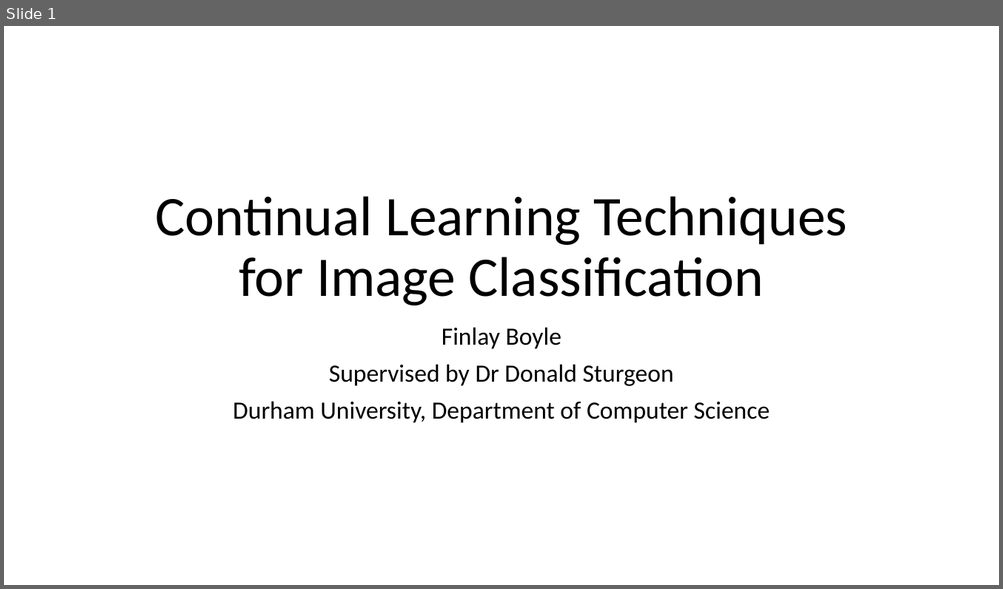
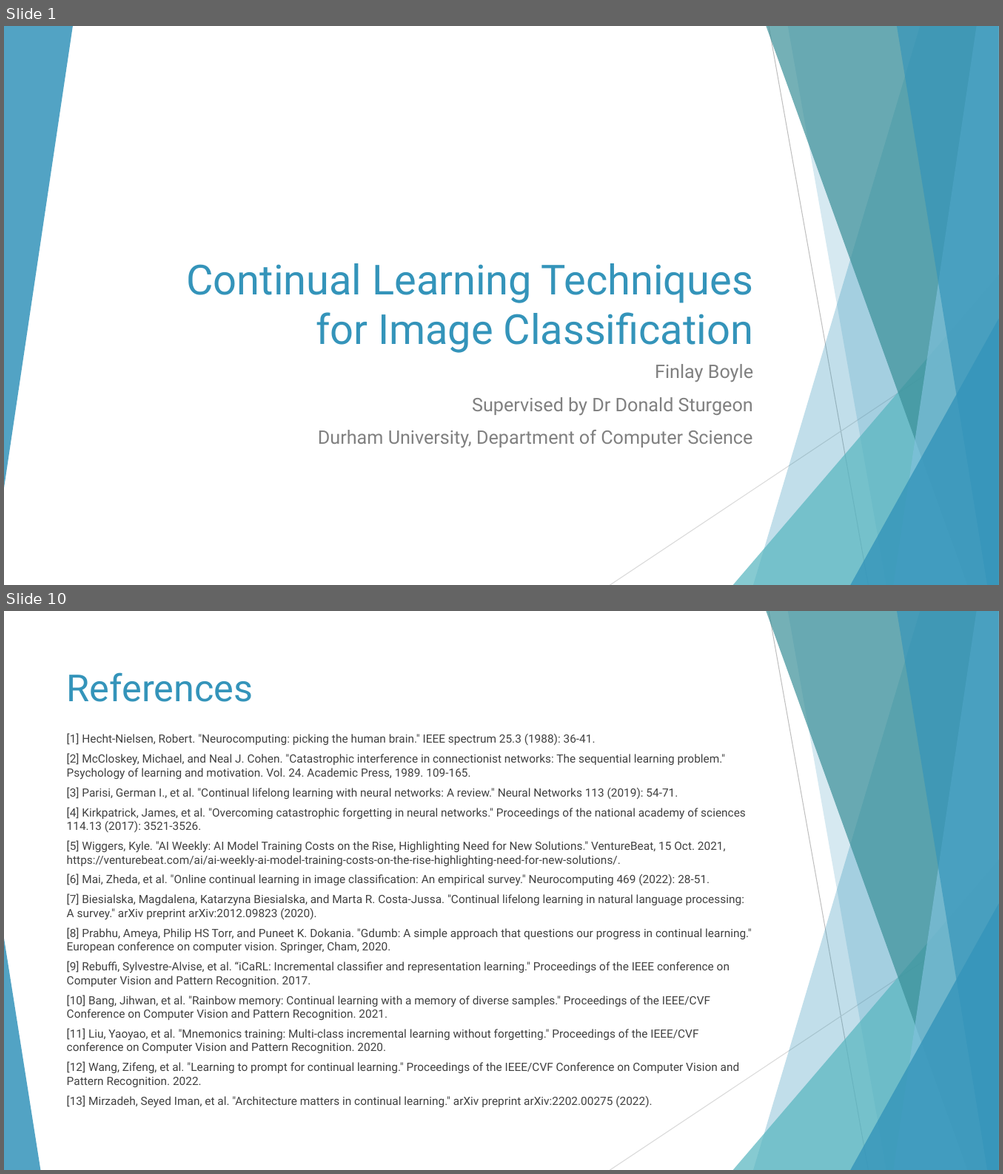
Before and after one commit to fboyle2001/advanced-project, a slide deck: Documents/Project Video/Project Video Presentation.pptx. Shown one above the other, each under a label of ours: slide 1 before the commit, slides 1 and 10 after it; the slides between them are not shown. The pictures are 1003x589 and 1003x1174 pixels, drawn with LibreOffice and Linux fonts; fonts in the diff are those of the drawing. Boxes give left, top, right and bottom in pixels: in the first picture for what was removed or moved away, otherwise in the second. Text is boxed around its words. In the diff, an @@ line names an element or a change of style, - is before the commit and + after.

```diff
--- a/Documents/Project Video/Project Video Presentation.pptx
+++ b/Documents/Project Video/Project Video Presentation.pptx
@@ slide 10 added at [4, 611, 999, 1170], background #FFFFFF; not listed: 9 template elements that a slide beside it also shows @@
@@ title added at [67, 672, 253, 702], 36 pt, text #3494BA @@
+References
@@ text added at [67, 733, 751, 1108], 11 pt, text #404040 @@
+[1] Hecht-Nielsen, Robert. "Neurocomputing: picking the human brain." IEEE spectrum 25.3 (1988): 36-41.
+[2] McCloskey, Michael, and Neal J. Cohen. "Catastrophic interference in connectionist networks: The sequential learning problem." Psychology of learning and motivation. Vol. 24. Academic Press, 1989. 109-165.
+[3] Parisi, German I., et al. "Continual lifelong learning with neural networks: A review." Neural Networks 113 (2019): 54-71.
+[4] Kirkpatrick, James, et al. "Overcoming catastrophic forgetting in neural networks." Proceedings of the national academy of sciences 114.13 (2017): 3521-3526.
+[5] Wiggers, Kyle. "AI Weekly: AI Model Training Costs on the Rise, Highlighting Need for New Solutions." VentureBeat, 15 Oct. 2021, https://venturebeat.com/ai/ai-weekly-ai-model-training-costs-on-the-rise-highlighting-need-for-new-solutions/.
+[6] Mai, Zheda, et al. "Online continual learning in image classification: An empirical survey." Neurocomputing 469 (2022): 28-51.
+[7] Biesialska, Magdalena, Katarzyna Biesialska, and Marta R. Costa-Jussa. "Continual lifelong learning in natural language processing: A survey." arXiv preprint arXiv:2012.09823 (2020).
+[8] Prabhu, Ameya, Philip HS Torr, and Puneet K. Dokania. "Gdumb: A simple approach that questions our progress in continual learning." European conference on computer vision. Springer, Cham, 2020.
+[9] Rebuffi, Sylvestre-Alvise, et al. “iCaRL: Incremental classifier and representation learning." Proceedings of the IEEE conference on Computer Vision and Pattern Recognition. 2017.
+[10] Bang, Jihwan, et al. "Rainbow memory: Continual learning with a memory of diverse samples." Proceedings of the IEEE/CVF Conference on Computer Vision and Pattern Recognition. 2021.
+[11] Liu, Yaoyao, et al. "Mnemonics training: Multi-class incremental learning without forgetting." Proceedings of the IEEE/CVF conference on Computer Vision and Pattern Recognition. 2020.
+[12] Wang, Zifeng, et al. "Learning to prompt for continual learning." Proceedings of the IEEE/CVF Conference on Computer Vision and Pattern Recognition. 2022.
+[13] Mirzadeh, Seyed Iman, et al. "Architecture matters in continual learning." arXiv preprint arXiv:2202.00275 (2022).
@@ triangle added at [4, 939, 40, 1170], fill #3494BA at 85% opacity @@
@@ slide 1 changed as well @@
@@ group added at [4, 26, 999, 585]: 5 freeform shapes, 3 triangles, 2 lines @@
@@ title "Continual Learning Techniques for Image ...": place and size @@
-title "Continual Learning Techniques for Image ..." at [155, 196, 847, 306]
+title "Continual Learning Techniques for Image ..." at [187, 264, 753, 353]
@@ title "Continual Learning Techniques for Image ..." at [187, 264, 753, 353]: size 54 to 40 pt, font Calibri to Roboto, text colour #000000 to #3494BA; alignment centre to right; line spacing 0.9 to 1 @@
@@ subtitle "Finlay Boyle": place and size @@
-subtitle "Finlay Boyle" at [233, 327, 770, 423]
+subtitle "Finlay Boyle" at [318, 364, 753, 449]
@@ subtitle "Finlay Boyle" at [318, 364, 753, 449]: size 24 to 18 pt, font Calibri to Roboto, text colour #000000 to #808080; alignment centre to right; line spacing 0.9 to 1 @@
```
Also in this commit, not shown: 8 other slides added, 1 slide removed, 7 other files.
